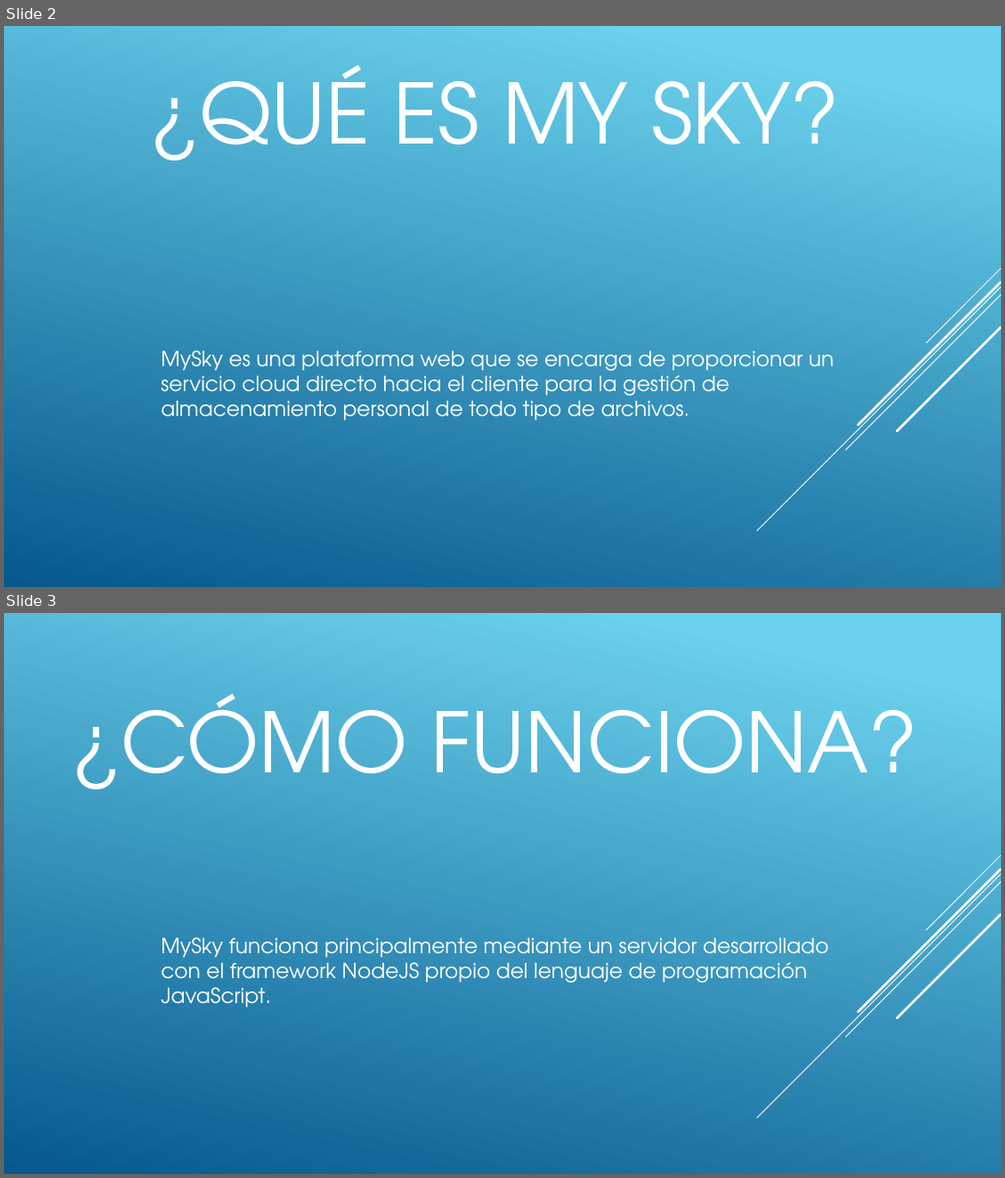
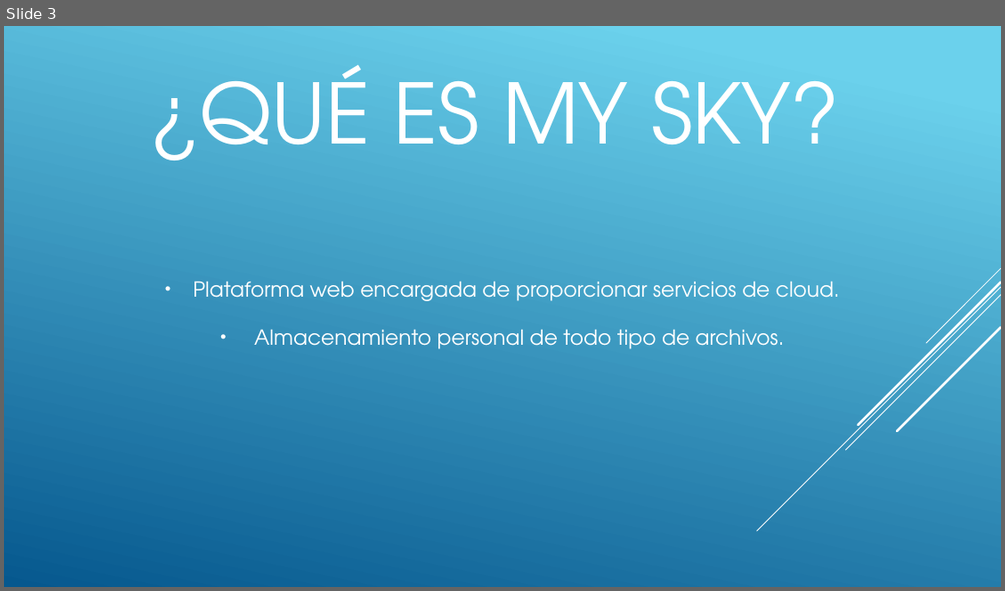
Before and after one commit to JvRdgz/Home-cloud-lite, a slide deck: doc/Presentación/Defensa.pptx. Shown one above the other, each under a label of ours: slides 2 and 3 before the commit, slide 3 after it. The pictures are 1005x1178 and 1005x591 pixels, drawn with LibreOffice and Linux fonts; fonts in the diff are those of the drawing. Boxes give left, top, right and bottom in pixels: in the first picture for what was removed or moved away, otherwise in the second. Text is boxed around its words. In the diff, an @@ line names an element or a change of style, - is before the commit and + after.

```diff
--- a/doc/Presentación/Defensa.pptx
+++ b/doc/Presentación/Defensa.pptx
@@ slide 3 removed at (4,613,1001,1174), background gradient #6ED2EB to #06588E; not listed: 5 template elements that a slide beside it also shows @@
@@ title removed at (72,693,918,789) @@
-¿CÓMO FUNCIONA?
@@ text removed at (161,937,828,1007) @@
-MySky funciona principalmente mediante un servidor desarrollado con el framework NodeJS propio del lenguaje de programación JavaScript.
@@ what was slide 2 is now slide 3 @@
@@ slide 3 changed as well @@
@@ text at (193,281,840,349): text changed @@
-MySky es una plataforma web que se encarga de proporcionar un servicio cloud directo hacia el cliente para la gestión de almacenamiento personal de todo tipo de archivos.
+• Plataforma web encargada de proporcionar servicios de cloud.
+• Almacenamiento personal de todo tipo de archivos.
```
Also in this commit, not shown: 1 other slide changed, 6 slides added, 1 other slide removed.
